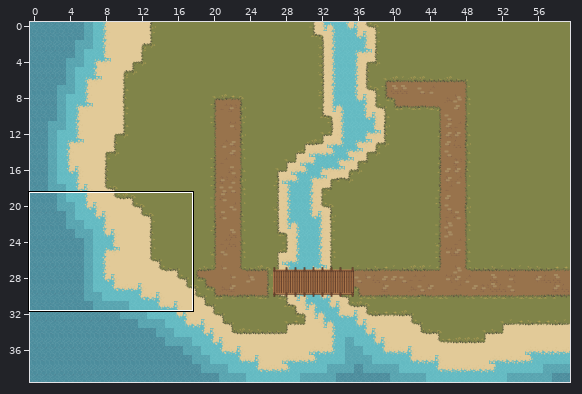
Two states of a Tiled map, public/maps-tiled-art/tidewrit/tidewrit.tmx. The picture above shows the old version from afar; the outline marks the close-up.
Close-up. Before the edit:
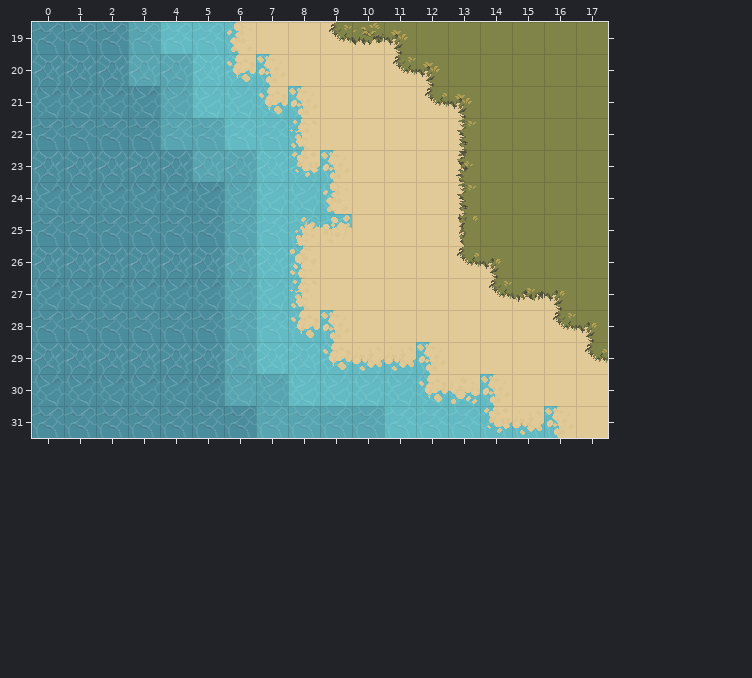
Cells are 32x32 px. Shown: x 0..17, y 19..31. The commit also changed other parts of the map, which this record leaves out.
After:
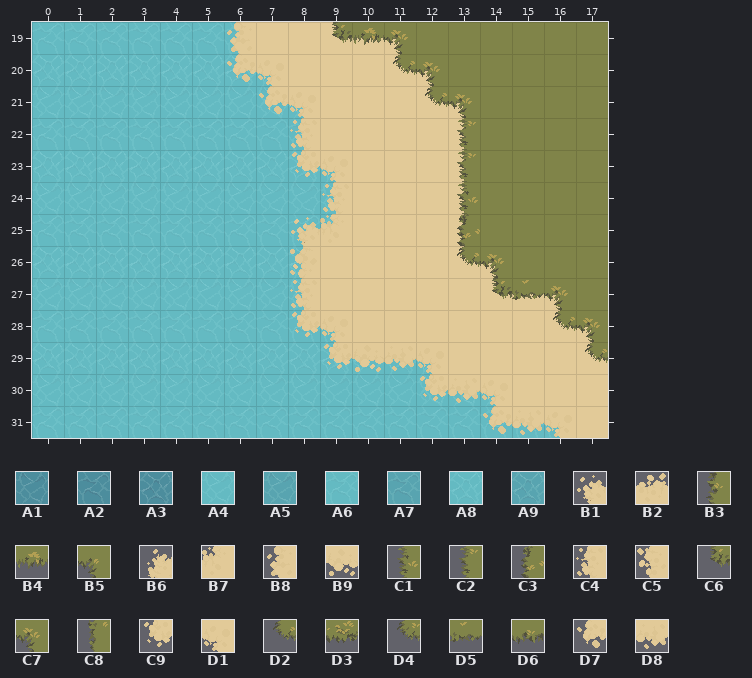
Key: from "TideWater-6frames": A1 289, A2 321, A3 353, A4 929, A5 936, A6 961, A7 968, A8 993, A9 1000; from "TileSet-tide": B1 331, B2 336, B3 389, B4 391, B5 392, B6 394, B7 395, B8 399, B9 401, C1 448, C2 453, C3 456, C4 458, C5 466, C6 512, C7 513, C8 517, C9 522, D1 523, D2 577, D3 578, D4 581, D5 582, D6 584, D7 587, D8 594.
__ is an empty cell.
Edits made:
Layer "Liquid":
Tile A1 becomes tile A4 in row 21 at x 0 to 3; in row 24 at x 0 to 5; in row 27 at x 0 to 5; in row 30 at x 0 to 5.
Tile A5 becomes tile A4 in row 21 at x 4; in row 24 at x 6; in row 27 at x 6; in row 30 at x 6 to 7.
Tile A2 becomes tile A6 in row 19 at x 0 to 2; in row 22 at x 0 to 3; in row 25 at x 0 to 5; in row 28 at x 0 to 5; in row 31 at x 0 to 6.
Tile A7 becomes tile A6 in row 19 at x 3; in row 22 at x 4 to 5; in row 25 at x 6; in row 28 at x 6; in row 31 at x 7 to 10.
Tile A3 becomes tile A8 in row 20 at x 0 to 2; in row 23 at x 0 to 4; in row 26 at x 0 to 5; in row 29 at x 0 to 5.
Tile A9 becomes tile A8 in row 20 at x 3 to 4; in row 23 at x 5 to 6; in row 26 at x 6; in row 29 at x 6.
Layer "Ground":
Tile B6 becomes tile B1 in row 25 at x 8.
Tile B2 becomes tile B7 in row 25 at x 9.
Tile D8 becomes tile B9 in row 29 at x 10.
Tile B8 becomes tile C4 in row 24 at x 9.
Tile D7 becomes tile C9 in row 28 at x 8; in row 29 at x 9; in row 30 at x 12.
Tile C5 becomes tile D1 in row 20 at x 7; in row 21 at x 8; in row 23 at x 9; in row 28 at x 9; in row 29 at x 12; in row 30 at x 14.
Tile C5 becomes tile D1 in row 31 at x 16.
Tile C9 becomes tile D7 in row 31 at x 14.
Tile B9 becomes tile D8 in row 30 at x 13.
Layer "Ground Detail":
Tile D3 becomes tile B4 in row 19 at x 10.
Tile C2 becomes tile C1 in row 24 at x 13.
Tile B3 becomes tile C2 in row 23 at x 13.
Tile C8 becomes tile C3 in row 25 at x 13.
Tile D4 becomes tile C6 in row 19 at x 9; in row 27 at x 14.
Tile B5 becomes tile C7 in row 26 at x 14; in row 27 at x 16; in row 28 at x 17.
Tile D4 becomes tile D2 in row 20 at x 11; in row 28 at x 16.
Tile D6 becomes tile D5 in row 27 at x 15.
Changed places in both close-ups, as pixel boxes (x1, y1, x2, y2):
changed: (32, 22, 416, 438)
changed: (456, 150, 600, 328)
changed: (416, 342, 512, 434)
changed: (544, 406, 560, 438)
